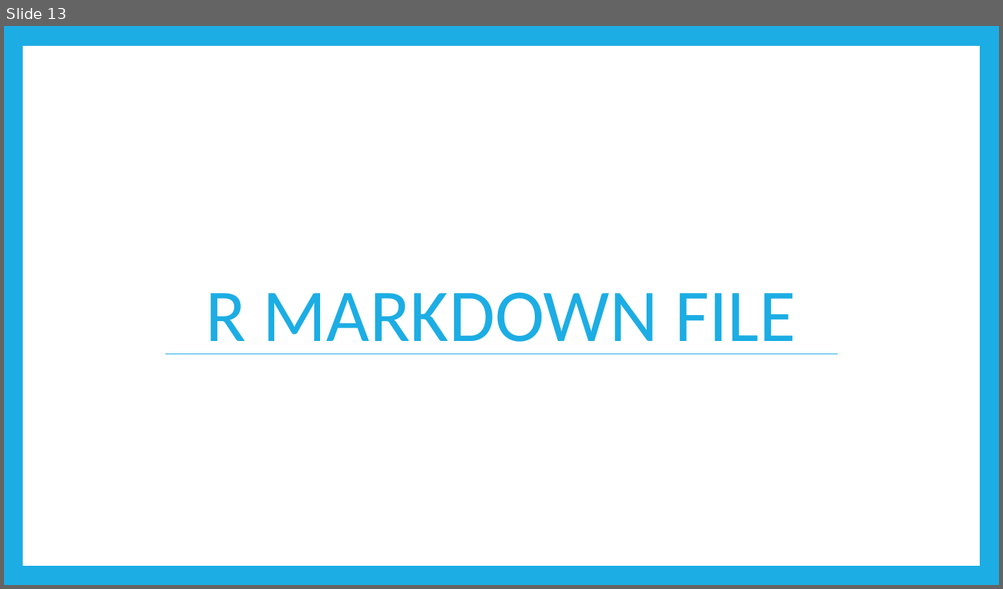
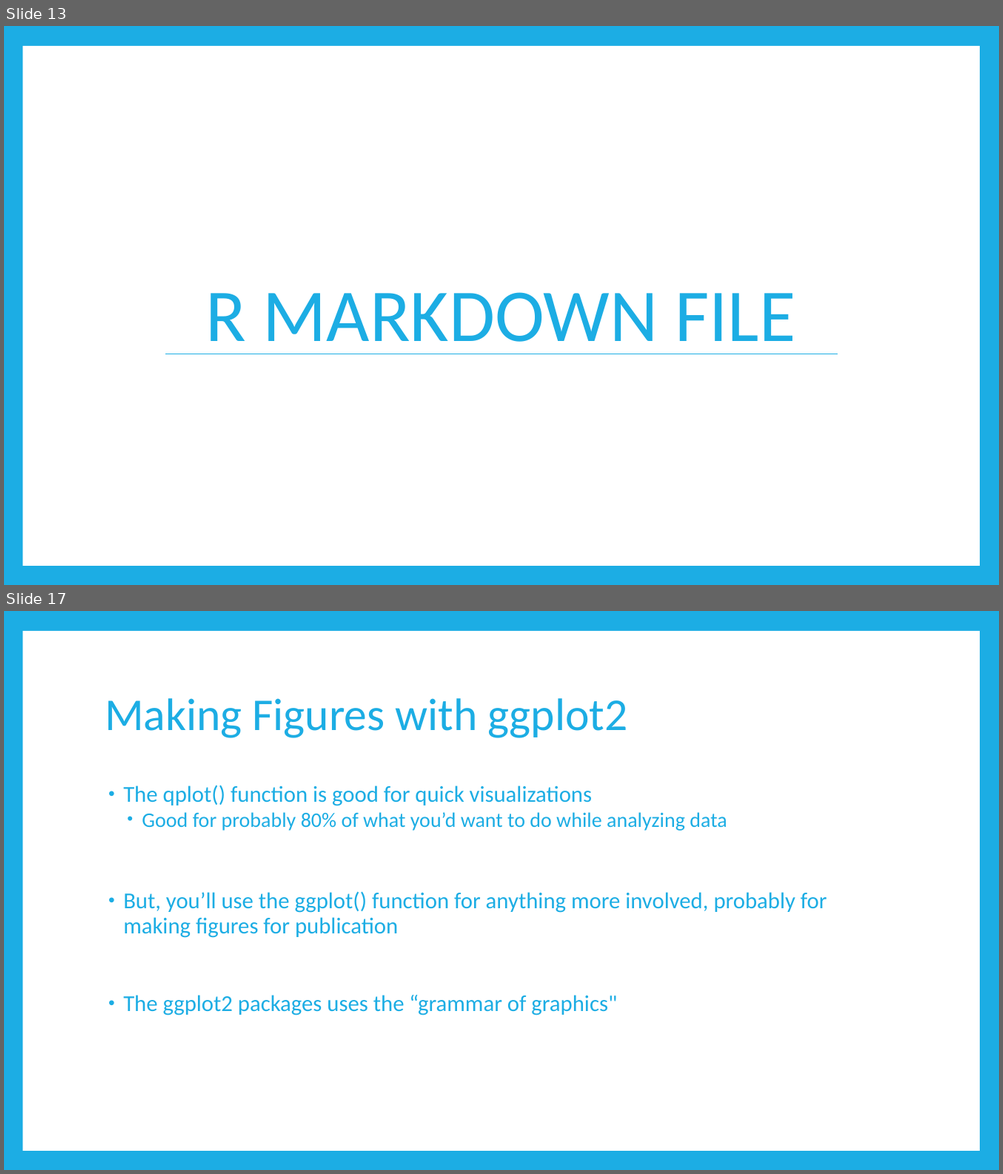
Before and after one commit to RandiLGarcia/smith-r-workshop, a slide deck: docs/Day 1 Slides.pptx. Shown one above the other, each under a label of ours: slide 13 before the commit, slides 13 and 17 after it; the slides between them are not shown. The pictures are 1003x589 and 1003x1174 pixels, drawn with LibreOffice and Linux fonts; fonts in the diff are those of the drawing. Boxes give left, top, right and bottom in pixels: in the first picture for what was removed or moved away, otherwise in the second. Text is boxed around its words. In the diff, an @@ line names an element or a change of style, - is before the commit and + after.

Commit message:
ggplot rmd and slides

```diff
--- a/docs/Day 1 Slides.pptx
+++ b/docs/Day 1 Slides.pptx
@@ slide 17 added at <box>4,611,999,1170</box>, background #1CADE4; not listed: 1 template element that a slide beside it also shows @@
@@ title added at <box>105,698,627,738</box>, 44 pt, text #1CADE4 @@
+Making Figures with ggplot2
@@ text added at <box>123,785,827,1016</box>, 22 pt, text #1CADE4 @@
+• The qplot() function is good for quick visualizations
+  • Good for probably 80% of what you’d want to do while analyzing data
+• But, you’ll use the ggplot() function for anything more involved, probably for making figures for publication
+• The ggplot2 packages uses the “grammar of graphics"
```
Also in this commit, not shown: 2 slides changed, 11 other slides added, 7 other files.
